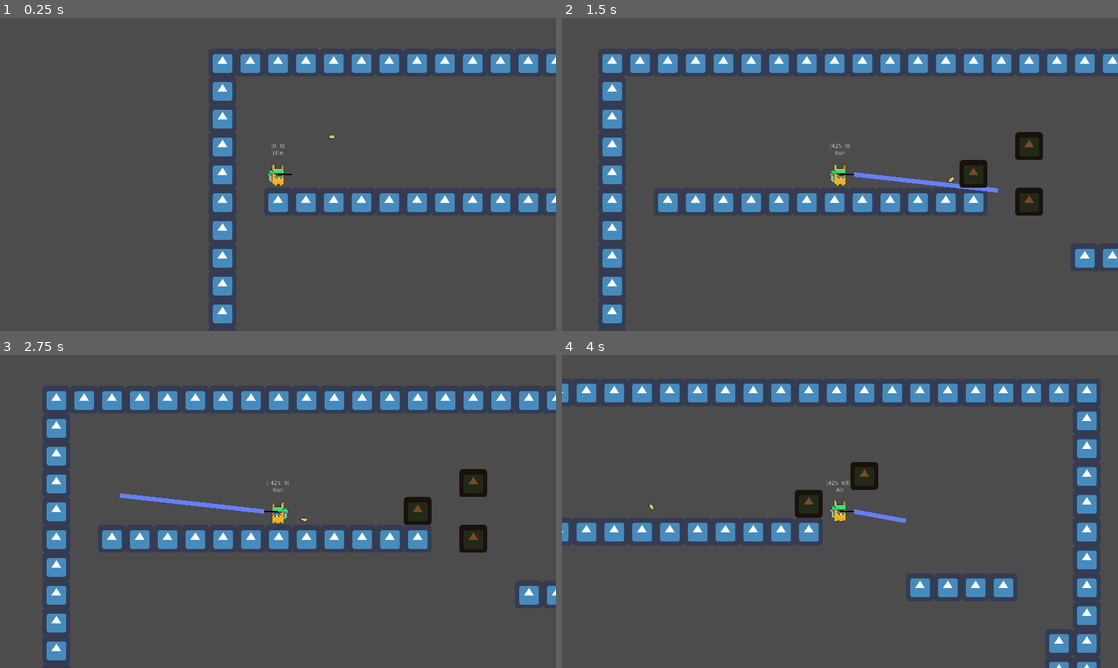
Above: before the commit, frames 1-4 (two rows, left to right).
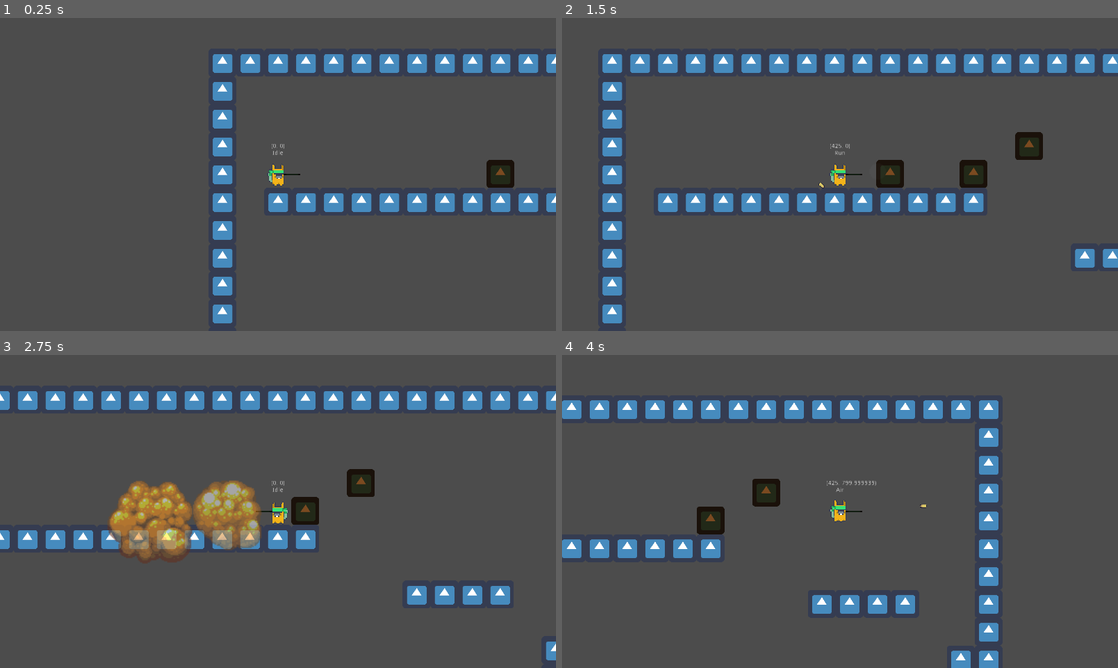
Above: after the commit, the same moments.

Repository: fruitdude/godot-metroidvania
Game: Godot game, scene res://src/main/Main.tscn
Same seed, same stepped clock (60 frames per second), same inputs: the game is played once before the commit and once after it. The engine's default icon, where the game draws it, is replaced by a stand-in: a white triangle on a blue panel in a dark square.
Inputs (mouse positions are in pixels of both pictures, inside the frame that each line leads up to):
- Up to frame 1 (0.25 s): no input
- Up to frame 2 (1.5 s): move the mouse to (962, 158) at 0.52 s; press the mouse at (962, 158) at 0.53 s; hold D (move_right) from 0.53 s (still down); tap Space (jump) at 0.77 s; move the mouse to (728, 190) at 1.27 s; release the mouse at (728, 190) at 1.28 s; click (728, 190) at 1.35 s
- Up to frame 3 (2.75 s): tap Space (jump) at 1.52 s; move the mouse to (333, 442) at 2.02 s; release D (move_right) at 2.03 s; hold A (move_left) from 2.03 s (still down); hold Shift (stay_stationary) from 2.03 s (still down); click (333, 442) at 2.3 s
- Up to frame 4 (4 s): move the mouse to (812, 574) at 2.77 s; release A (move_left) at 2.78 s; release Shift (stay_stationary) at 2.78 s; hold D (move_right) from 2.78 s (still down); click (812, 574) at 2.85 s; tap Space (jump) at 3.02, 3.77 s; move the mouse to (1006, 558) at 3.52 s; press the mouse at (1006, 558) at 3.53 s

The runs differ from the first frame. In frame 1, 0.5% of the frame differs, in the area x 50-93%, y 37-55%; in frame 2, 1.2%; in frame 3, 13%; in frame 4, 18%, in the area x 0-97%, y 9-100%.

Commit message:
grenade launcher prototype

Diff:
--- a/src/enemies/snail/Snail.gd
+++ b/src/enemies/snail/Snail.gd
@@ -29,7 +29,7 @@
 
 
 func _on_Snail_area_entered(area):
-	health_points -= area.damage
+	health_points -= 2
 
 	if health_points <= 0:
 		queue_free()
--- a/src/main/Main.tscn
+++ b/src/main/Main.tscn
@@ -1,10 +1,9 @@
-[gd_scene load_steps=9 format=2]
+[gd_scene load_steps=7 format=2]
 
 [ext_resource path="res://icon.png" type="Texture" id=1]
 [ext_resource path="res://src/player/Player.tscn" type="PackedScene" id=2]
 [ext_resource path="res://src/destructibles/box/Box.tscn" type="PackedScene" id=3]
 [ext_resource path="res://src/enemies/snail/SnailPath.tscn" type="PackedScene" id=4]
-[ext_resource path="res://src/weapons/Grenade/Grenade.tscn" type="PackedScene" id=5]
 
 [sub_resource type="ConvexPolygonShape2D" id=1]
 points = PoolVector2Array( 64, 64, 0, 64, 0, 0, 64, 0 )
@@ -31,9 +30,6 @@
 "shape_transform": Transform2D( 1, 0, 0, 1, 0, 0 )
 } ]
 0/z_index = 0
-
-[sub_resource type="PhysicsMaterial" id=3]
-bounce = 0.5
 
 [node name="Main" type="Node2D"]
 
@@ -64,10 +60,10 @@
 [node name="Destructibles" type="Node2D" parent="."]
 
 [node name="Box" parent="Destructibles" instance=ExtResource( 3 )]
-position = Vector2( 864, 32 )
+position = Vector2( 672, 32 )
 
 [node name="Box2" parent="Destructibles" instance=ExtResource( 3 )]
-position = Vector2( 992, 96 )
+position = Vector2( 864, 32 )
 
 [node name="Box3" parent="Destructibles" instance=ExtResource( 3 )]
 position = Vector2( 992, -32 )
@@ -79,9 +75,5 @@
 [node name="PathFollow2D" parent="Enemies/SnailPath" index="0"]
 position = Vector2( 564.764, 432 )
 
-[node name="Grenade" parent="." instance=ExtResource( 5 )]
-position = Vector2( 168, -56 )
-physics_material_override = SubResource( 3 )
-
 [editable path="Enemies/SnailPath"]
 [editable path="Enemies/SnailPath/PathFollow2D/Snail"]
--- a/src/player/Player.tscn
+++ b/src/player/Player.tscn
@@ -6,7 +6,7 @@
 [ext_resource path="res://src/statemachine/StateMachine.gd" type="Script" id=4]
 [ext_resource path="res://src/player/states/Run.gd" type="Script" id=5]
 [ext_resource path="res://src/player/states/Air.gd" type="Script" id=6]
-[ext_resource path="res://src/weapons/ThunderShotgun/ThunderShotgun.tscn" type="PackedScene" id=7]
+[ext_resource path="res://src/weapons/GrenateLauncher/GrenateLauncher.tscn" type="PackedScene" id=7]
 
 [sub_resource type="RectangleShape2D" id=1]
 extents = Vector2( 31, 31 )
@@ -105,4 +105,4 @@
 "_edit_use_anchors_": false
 }
 
-[node name="ThunderShotgun" parent="." instance=ExtResource( 7 )]
+[node name="GrenateLauncher" parent="." instance=ExtResource( 7 )]
--- a/src/weapons/Grenade/Explosion/Explosion.gd
+++ /dev/null
@@ -1,8 +0,0 @@
-extends Area2D
-
-
-export(NodePath) onready var anim_player = get_node(anim_player) as AnimationPlayer
-
-
-func _ready():
-	anim_player.play("explosion")
--- a/src/weapons/Grenade/Grenade.tscn
+++ /dev/null
@@ -1,31 +0,0 @@
-[gd_scene load_steps=5 format=2]
-
-[ext_resource path="res://assets/bullet.png" type="Texture" id=1]
-[ext_resource path="res://src/weapons/Grenade/Grenade.gd" type="Script" id=2]
-[ext_resource path="res://src/weapons/Grenade/Explosion/Explosion.tscn" type="PackedScene" id=3]
-
-[sub_resource type="CapsuleShape2D" id=1]
-radius = 4.0
-height = 8.0
-
-[node name="Grenade" type="RigidBody2D"]
-collision_layer = 0
-collision_mask = 10
-linear_velocity = Vector2( 500, 0 )
-script = ExtResource( 2 )
-timer = NodePath("Timer")
-explosion = ExtResource( 3 )
-
-[node name="Sprite" type="Sprite" parent="."]
-texture = ExtResource( 1 )
-
-[node name="CollisionShape2D" type="CollisionShape2D" parent="."]
-rotation = 1.5708
-shape = SubResource( 1 )
-
-[node name="Timer" type="Timer" parent="."]
-wait_time = 8.0
-one_shot = true
-autostart = true
-
-[connection signal="timeout" from="Timer" to="." method="_on_Timer_timeout"]
--- /dev/null
+++ b/src/weapons/GrenateLauncher/Grenade/Explosion/Explosion.gd
@@ -0,0 +1,18 @@
+extends Area2D
+
+
+export(NodePath) onready var anim_player = get_node(anim_player) as AnimationPlayer
+
+var damage = 3
+
+
+func _ready():
+	anim_player.play("explosion")
+
+
+#func _on_Explosion_area_entered(_area):
+#	print("area in explosion area")
+#
+#
+#func _on_Explosion_body_entered(_body):
+#	print("body in explosion area")
--- a/src/weapons/Grenade/Explosion/Explosion.tscn
+++ b/src/weapons/GrenateLauncher/Grenade/Explosion/Explosion.tscn
@@ -1,7 +1,7 @@
 [gd_scene load_steps=6 format=2]
 
-[ext_resource path="res://assets/grenade/explosion/Explosion.png" type="Texture" id=1]
-[ext_resource path="res://src/weapons/Grenade/Explosion/Explosion.gd" type="Script" id=2]
+[ext_resource path="res://src/weapons/GrenateLauncher/Grenade/Explosion/Explosion.gd" type="Script" id=1]
+[ext_resource path="res://assets/grenade/explosion/Explosion.png" type="Texture" id=2]
 
 [sub_resource type="CircleShape2D" id=2]
 radius = 22.0907
@@ -80,10 +80,10 @@
 tracks/1/imported = false
 tracks/1/enabled = true
 tracks/1/keys = {
-"times": PoolRealArray( 0, 0.1, 0.2, 0.3, 0.4 ),
-"transitions": PoolRealArray( 1, 1, 1, 1, 1 ),
+"times": PoolRealArray( 0, 0.1, 0.2, 0.3, 0.4, 0.5 ),
+"transitions": PoolRealArray( 1, 1, 1, 1, 1, 1 ),
 "update": 0,
-"values": [ 8.0, 25.0, 34.0, 31.1111, 41.0 ]
+"values": [ 8.0, 59.2115, 80.0062, 82.0061, 96.0208, 83.4464 ]
 }
 tracks/2/type = "value"
 tracks/2/path = NodePath("CollisionShape2D:disabled")
@@ -125,11 +125,14 @@
 }
 
 [node name="Explosion" type="Area2D"]
-script = ExtResource( 2 )
+collision_layer = 0
+collision_mask = 9
+script = ExtResource( 1 )
 anim_player = NodePath("AnimationPlayer")
 
 [node name="Sprite" type="Sprite" parent="."]
-texture = ExtResource( 1 )
+scale = Vector2( 2.5, 2.5 )
+texture = ExtResource( 2 )
 hframes = 12
 
 [node name="CollisionShape2D" type="CollisionShape2D" parent="."]
--- a/src/weapons/Grenade/Grenade.gd
+++ b/src/weapons/GrenateLauncher/Grenade/Grenade.gd
@@ -14,3 +14,9 @@
 	var new_explosion = explosion.instance()
 	get_parent().add_child(new_explosion)
 	new_explosion.global_position = global_position
+
+
+#debugger told me to use call_deferred otherwise there would be a ton of error messages
+func _on_Area2D_area_entered(_area):
+	call_deferred("_instance_explosion")
+	queue_free()
--- /dev/null
+++ b/src/weapons/GrenateLauncher/Grenade/Grenade.tscn
@@ -0,0 +1,48 @@
+[gd_scene load_steps=7 format=2]
+
+[ext_resource path="res://src/weapons/GrenateLauncher/Grenade/Explosion/Explosion.tscn" type="PackedScene" id=1]
+[ext_resource path="res://src/weapons/GrenateLauncher/Grenade/Grenade.gd" type="Script" id=2]
+[ext_resource path="res://assets/bullet.png" type="Texture" id=3]
+
+[sub_resource type="PhysicsMaterial" id=2]
+bounce = 0.5
+
+[sub_resource type="CapsuleShape2D" id=1]
+radius = 4.0
+height = 8.0
+
+[sub_resource type="CapsuleShape2D" id=3]
+radius = 4.0
+height = 8.0
+
+[node name="Grenade" type="RigidBody2D"]
+collision_layer = 0
+collision_mask = 2
+physics_material_override = SubResource( 2 )
+gravity_scale = 10.0
+script = ExtResource( 2 )
+timer = NodePath("Timer")
+explosion = ExtResource( 1 )
+
+[node name="Sprite" type="Sprite" parent="."]
+texture = ExtResource( 3 )
+
+[node name="CollisionShape2D" type="CollisionShape2D" parent="."]
+rotation = 1.5708
+shape = SubResource( 1 )
+
+[node name="Timer" type="Timer" parent="."]
+wait_time = 1.8
+one_shot = true
+autostart = true
+
+[node name="Area2D" type="Area2D" parent="."]
+collision_layer = 16
+collision_mask = 9
+
+[node name="CollisionShape2D" type="CollisionShape2D" parent="Area2D"]
+rotation = 1.5708
+shape = SubResource( 3 )
+
+[connection signal="timeout" from="Timer" to="." method="_on_Timer_timeout"]
+[connection signal="area_entered" from="Area2D" to="." method="_on_Area2D_area_entered"]
--- /dev/null
+++ b/src/weapons/GrenateLauncher/GrenateLauncher.gd
@@ -0,0 +1,29 @@
+extends Weapon
+
+
+export(PackedScene) onready var grenade
+
+
+func _ready():
+	connect("is_shooting", self, "_on_is_shooting")
+
+
+func _on_is_shooting() -> void:
+	_shooting()
+
+
+func _shooting() -> void:
+	_instance_bullets()
+	can_shoot = false
+	timer.start()
+
+
+func _instance_bullets() -> void:
+	var new_grenade = grenade.instance()
+	get_parent().owner.add_child(new_grenade)
+	new_grenade.global_transform = $Muzzle.global_transform
+	new_grenade.apply_impulse(Vector2.ZERO, $Muzzle.global_transform.x * 750)
+
+
+func _on_Firerate_timeout():
+	can_shoot = true
--- /dev/null
+++ b/src/weapons/GrenateLauncher/GrenateLauncher.tscn
@@ -0,0 +1,27 @@
+[gd_scene load_steps=4 format=2]
+
+[ext_resource path="res://src/weapons/GrenateLauncher/GrenateLauncher.gd" type="Script" id=1]
+[ext_resource path="res://src/weapons/GrenateLauncher/Grenade/Grenade.tscn" type="PackedScene" id=2]
+[ext_resource path="res://icon.png" type="Texture" id=3]
+
+[node name="GrenateLauncher" type="Position2D"]
+script = ExtResource( 1 )
+sprite = NodePath("WeaponSprite")
+muzzle = NodePath("Muzzle")
+timer = NodePath("Firerate")
+grenade = ExtResource( 2 )
+
+[node name="WeaponSprite" type="Sprite" parent="."]
+self_modulate = Color( 0.25098, 0.207843, 0.0941176, 1 )
+position = Vector2( 32, 0 )
+scale = Vector2( 0.6, 0.05 )
+texture = ExtResource( 3 )
+
+[node name="Muzzle" type="Position2D" parent="."]
+position = Vector2( 51, 0 )
+
+[node name="Firerate" type="Timer" parent="."]
+wait_time = 0.8
+one_shot = true
+
+[connection signal="timeout" from="Firerate" to="." method="_on_Firerate_timeout"]
--- a/src/weapons/ThunderShotgun/ThunderShotgun.gd
+++ b/src/weapons/ThunderShotgun/ThunderShotgun.gd
@@ -6,14 +6,11 @@
 export(NodePath) onready var line_2 = get_node(line_2) as Line2D
 
 var enemies := []
-var counter := 0
 
 #loops stunlock me
 func _input(event):
 	if event.is_action_pressed("shoot"):
 		enemies = enemy_detection_area.get_overlapping_areas()
-
-		var counter = 0
 
 		for enemy in enemies:
 			print(enemy.global_position)
